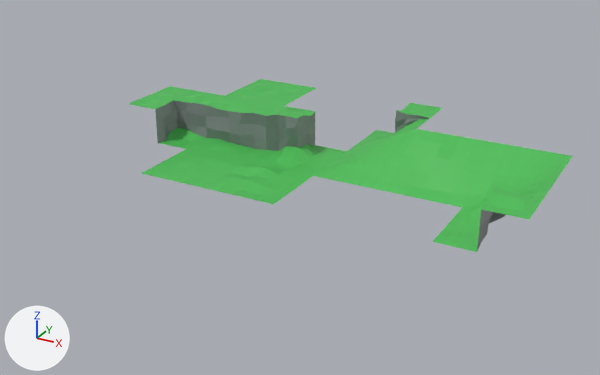
What one commit did to the FBX model Assets/Resources/TileMeshes/CubicTerrain.fbx.
One viewpoint serves both versions: a camera (50 mm lens) standing at (24.5, -33.0, 16.7) and looking at (6.2, 0.2, 0.1). Arrows for +X, +Y and +Z are at lower left; the lights stay in place. Where no turn or scale is listed for an object, it has been applied to the vertices.

Names of what the first picture shows: 'BasicCliff', 'BasicCliffCornerInner', 'BasicCliffCornerOuter', 'BasicCliffToSlopeTransition', 'BasicFloor', 'BasicFloor2', 'BasicRaisedFloor', 'BasicSlope', 'BasicSlopeCornerInner', 'BasicSlopeCornerOuter', 'BasicSlopeToCliffTransition'.
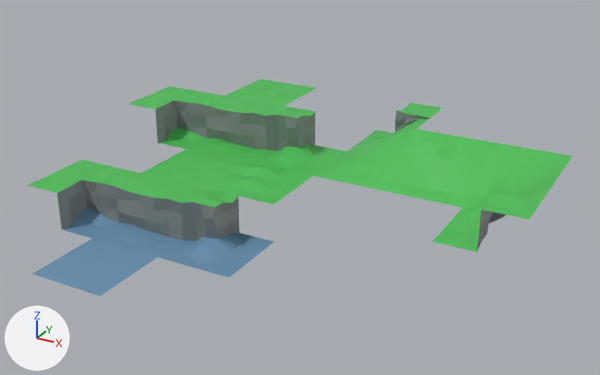
Commit message: Added sea round the edge of the map - so more of an island now

Diff of the bpy script that builds the scene:
```diff
--- a/Assets/Resources/TileMeshes/CubicTerrain.fbx.py
+++ b/Assets/Resources/TileMeshes/CubicTerrain.fbx.py
@@ me_seafloor @@
+me_seafloor.from_pydata(...)  # 4 vertices, 1 face; spans x -2.0..2.0, y -2.0..2.0, z -2.0
+me_seafloor.materials.append(mat_material_001)  # picture img_twilioquest_76_32x_png
@@ me_seacliff @@
+me_seacliff.from_pydata(...)  # 60 vertices, 45 faces; spans x -2.0..2.0, y -2.0..2.0, z -2.07..0.05
+me_seacliff.materials.append(mat_material_001)  # picture img_twilioquest_76_32x_png
@@ me_seacliffcornerouter_001 @@
+me_seacliffcornerouter_001.from_pydata(...)  # 71 vertices, 55 faces; spans x -2.0..2.0, y -2.0..2.0, z -2.09..0.23
+me_seacliffcornerouter_001.materials.append(mat_material_001)  # picture img_twilioquest_76_32x_png
@@ me_seacliffcornerinner @@
+me_seacliffcornerinner.from_pydata(...)  # 70 vertices, 54 faces; spans x -2.0..2.0, y -2.0..2.0, z -2.1..0.09
+me_seacliffcornerinner.materials.append(mat_material_001)  # picture img_twilioquest_76_32x_png
@@ ob_seafloor @@
+ob_seafloor = bpy.data.objects.new('SeaFloor', me_seafloor)
+ob_seafloor.location = (0.0, -8.0, 0.0)
@@ ob_seacliff @@
+ob_seacliff = bpy.data.objects.new('SeaCliff', me_seacliff)
+ob_seacliff.location = (0.0, -4.0, 0.0)
@@ ob_seacliffcornerouter @@
+ob_seacliffcornerouter = bpy.data.objects.new('SeaCliffCornerOuter', me_seacliffcornerouter_001)
+ob_seacliffcornerouter.location = (4.0, -4.0, 0.0)
@@ ob_seacliffcornerinner @@
+ob_seacliffcornerinner = bpy.data.objects.new('SeaCliffCornerInner', me_seacliffcornerinner)
+ob_seacliffcornerinner.location = (-4.0, -4.0, 0.0)
```

What differs and where, as boxes [x1, y1, x2, y2] in the pictures (600 x 375 px):
'SeaCliffCornerOuter', added: after [159, 188, 273, 278]
'SeaCliff', added: after [93, 173, 204, 257]
'SeaCliffCornerInner', added: after [28, 160, 140, 238]
'SeaFloor', added (blue): after [33, 238, 157, 296]
